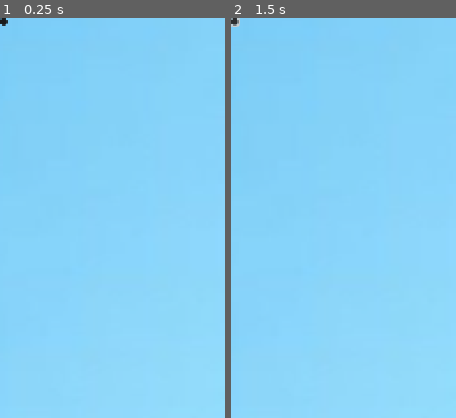
Above: before the commit, frames 1-2 (left to right).
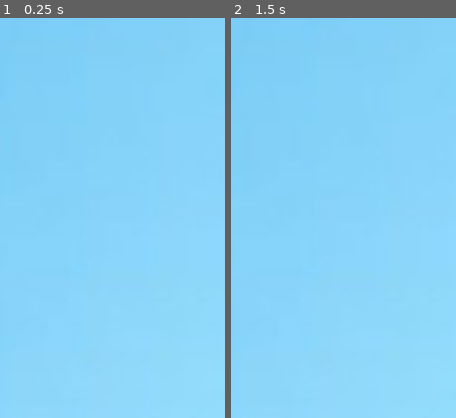
Above: after the commit, the same moments.

Repository: top-it-090304/Mavericks
Game: Godot game, scene res://Scenes/MainScene/main_scene.tscn
Two runs of this game, one before a commit and one after it. Both use one fixed random seed, a clock stepped at 60 frames per second and the inputs below.
Inputs (mouse positions are % of the whole screen's width and height, from its top left):
- Up to frame 1 (0.25 s): no input
- Up to frame 2 (1.5 s): click (1, 0) at 0.52 s; click (1, 0) at 1.27 s
The pictures show only the part of the screen within x 0-50%, y 0-50%; the shares and areas given below are measured in that part.

The runs differ from the first frame. In frame 1, less than 0.1% of the frame differs, in the area x 0-4%, y 0-2%; in frame 2, less than 0.1%, in the area x 0-4%, y 0-3%.

Commit message:
Cleare work space

Diff:
--- a/dunkelite/Scenes/Ball_scene/Ball.tscn
+++ b/dunkelite/Scenes/Ball_scene/Ball.tscn
@@ -1,7 +1,7 @@
 [gd_scene load_steps=5 format=3 uid="uid://cujij70c8wra8"]
 
 [ext_resource type="Texture2D" uid="uid://bk5d0h3h2quhk" path="res://assets/images/ball.png" id="1_1lss7"]
-[ext_resource type="Script" uid="uid://c23d5d2q5ec44" path="res://Scenes/Ball_scene/ball.gd" id="1_bbdtc"]
+[ext_resource type="Script" uid="uid://c23d5d2q5ec44" path="res://scenes/Ball_scene/ball.gd" id="1_bbdtc"]
 
 [sub_resource type="PhysicsMaterial" id="PhysicsMaterial_mp55m"]
 friction = 0.25
--- a/dunkelite/Scenes/MainScene/main_scene.tscn
+++ b/dunkelite/Scenes/MainScene/main_scene.tscn
@@ -1,8 +1,8 @@
 [gd_scene load_steps=10 format=3 uid="uid://bpfev7fj8qh00"]
 
 [ext_resource type="Texture2D" uid="uid://bekvrquwvyd4y" path="res://assets/images/Fon_blue.png" id="1_5uucd"]
-[ext_resource type="PackedScene" uid="uid://dwfnrskia5xmi" path="res://Scenes/Ring/Ring.tscn" id="2_vgqhn"]
-[ext_resource type="PackedScene" uid="uid://cujij70c8wra8" path="res://Scenes/Ball_scene/Ball.tscn" id="3_cl5dl"]
+[ext_resource type="PackedScene" uid="uid://dwfnrskia5xmi" path="res://scenes/Ring/Ring.tscn" id="2_vgqhn"]
+[ext_resource type="PackedScene" uid="uid://cujij70c8wra8" path="res://scenes/Ball_scene/Ball.tscn" id="3_cl5dl"]
 
 [sub_resource type="PhysicsMaterial" id="PhysicsMaterial_vgqhn"]
 friction = 0.3
@@ -63,60 +63,3 @@
 
 [node name="Ball" parent="Game_world" instance=ExtResource("3_cl5dl")]
 position = Vector2(-47, -185)
-
-[node name="TopBar" type="Control" parent="."]
-layout_mode = 3
-anchors_preset = 0
-offset_right = 40.0
-offset_bottom = 40.0
-
-[node name="ScoreLabel" type="Label" parent="TopBar"]
-layout_mode = 0
-offset_right = 40.0
-offset_bottom = 23.0
-
-[node name="StarsLabel" type="Label" parent="TopBar"]
-layout_mode = 0
-offset_right = 40.0
-offset_bottom = 23.0
-
-[node name="BallCarousel" type="Control" parent="."]
-layout_mode = 3
-anchors_preset = 0
-offset_right = 40.0
-offset_bottom = 40.0
-
-[node name="BallDisplay" type="TextureRect" parent="BallCarousel"]
-layout_mode = 0
-offset_right = 40.0
-offset_bottom = 40.0
-
-[node name="LeftArrow" type="Button" parent="BallCarousel"]
-layout_mode = 0
-offset_right = 8.0
-offset_bottom = 8.0
-
-[node name="RightArrow" type="Button" parent="BallCarousel"]
-layout_mode = 0
-offset_right = 8.0
-offset_bottom = 8.0
-
-[node name="PlayButton" type="Button" parent="."]
-offset_right = 8.0
-offset_bottom = 8.0
-
-[node name="BottomBar" type="Control" parent="."]
-layout_mode = 3
-anchors_preset = 0
-offset_right = 40.0
-offset_bottom = 40.0
-
-[node name="StoreButton" type="Button" parent="BottomBar"]
-layout_mode = 0
-offset_right = 8.0
-offset_bottom = 8.0
-
-[node name="SettingsButton" type="Button" parent="BottomBar"]
-layout_mode = 0
-offset_right = 8.0
-offset_bottom = 8.0
